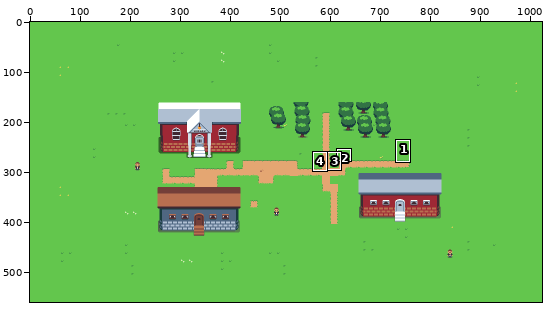
Pixel-art file, stored at assets/art/reference-scenes/reference-scene-town.aseprite. The first picture is a wide view before the edit; the outline marks the close-up.
Close-up. Before:
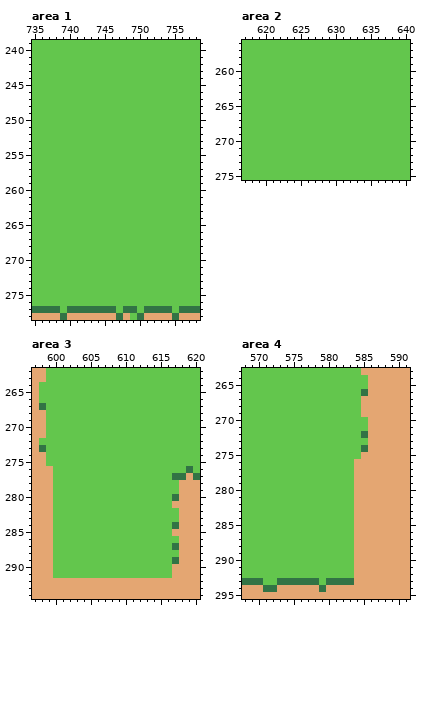
1024x560 pixels, 1 frame. Shown: area 1: x 735..758, y 239..278; area 2: x 617..640, y 256..275; area 3: x 597..620, y 262..294; area 4: x 568..591, y 263..295. The commit also changed other parts of the picture, which this record leaves out.
Once edited:
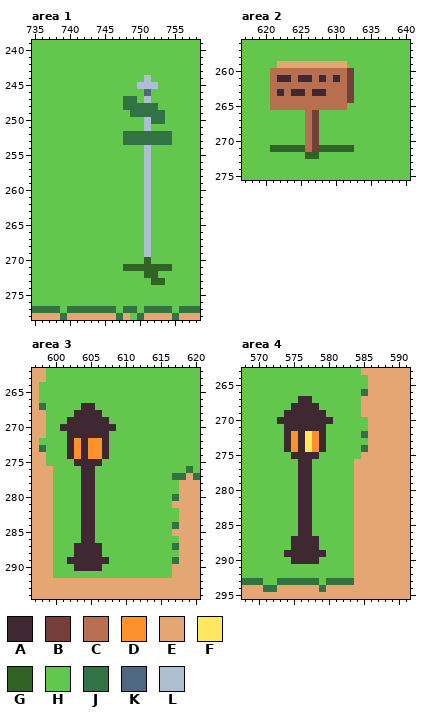
Palette (. is transparent): A #3f2832  B #743f39  C #b86f50  D #fb922b  E #e4a672  F #ffe762  G #316326  H #63c64d  J #327345  K #4f6781  L #afbfd2
The exact change:
layer "Objects" added
Area 1, layer "Objects":
y 244: x 751 H -> L
y 245: x 750..752 HHH -> LLL
y 246: x 751 H -> K
y 247: x 748..749 HH -> JJ; x 751 H -> L
y 248: x 748..752 HHHHH -> JJJJJ
y 249: x 749..753 HHHHH -> JJJJJ
y 250: x 751..753 HHH -> LJJ
y 251: x 751 H -> L
y 252..253: x 748..754 HHHHHHH -> JJJJJJJ
y 254..269: x 751 H -> L
y 270: x 751 H -> G
y 271: x 748..754 HHHHHHH -> GGGGGGG
y 272: x 751..752 HH -> GG
y 273: x 752..753 HH -> GG
Area 2, layer "Objects":
y 259: x 622..631 HHHHHHHHHH -> EEEEEEEEEE
y 260: x 621..632 HHHHHHHHHHHH -> CCCCCCCCCCCB
y 261: x 621..632 HHHHHHHHHHHH -> CAACAACACACB
y 262: x 621..632 HHHHHHHHHHHH -> CCCCCCCCCCCB
y 263: x 621..632 HHHHHHHHHHHH -> CACAACAACCCB
y 264: x 621..632 HHHHHHHHHHHH -> CCCCCCCCCCCB
y 265: x 621..631 HHHHHHHHHHH -> CCCCCCCCCCC
y 266..270: x 626..627 HH -> CB
y 271: x 621..632 HHHHHHHHHHHH -> GGGGGCBGGGGG
y 272: x 626..627 HH -> GG
Area 3, layer "Objects":
y 267: x 604..605 HH -> AA
y 268: x 603..606 HHHH -> AAAA
y 269: x 602..607 HHHHHH -> AAAAAA
y 270: x 601..608 HHHHHHHH -> AAAAAAAA
y 271: x 602..607 HHHHHH -> AAAAAA
y 272..274: x 602..607 HHHHHH -> ADADDA
y 275: x 603..606 HHHH -> AAAA
y 276..286: x 604..605 HH -> AA
y 287..288: x 603..606 HHHH -> AAAA
y 289: x 602..607 HHHHHH -> AAAAAA
y 290: x 603..606 HHHH -> AAAA
Area 4, layer "Objects":
y 267: x 576..577 HH -> AA
y 268: x 575..578 HHHH -> AAAA
y 269: x 574..579 HHHHHH -> AAAAAA
y 270: x 573..580 HHHHHHHH -> AAAAAAAA
y 271: x 574..579 HHHHHH -> AAAAAA
y 272..274: x 574..579 HHHHHH -> ADAFDA
y 275: x 575..578 HHHH -> AAAA
y 276..286: x 576..577 HH -> AA
y 287..288: x 575..578 HHHH -> AAAA
y 289: x 574..579 HHHHHH -> AAAAAA
y 290: x 575..578 HHHH -> AAAA
